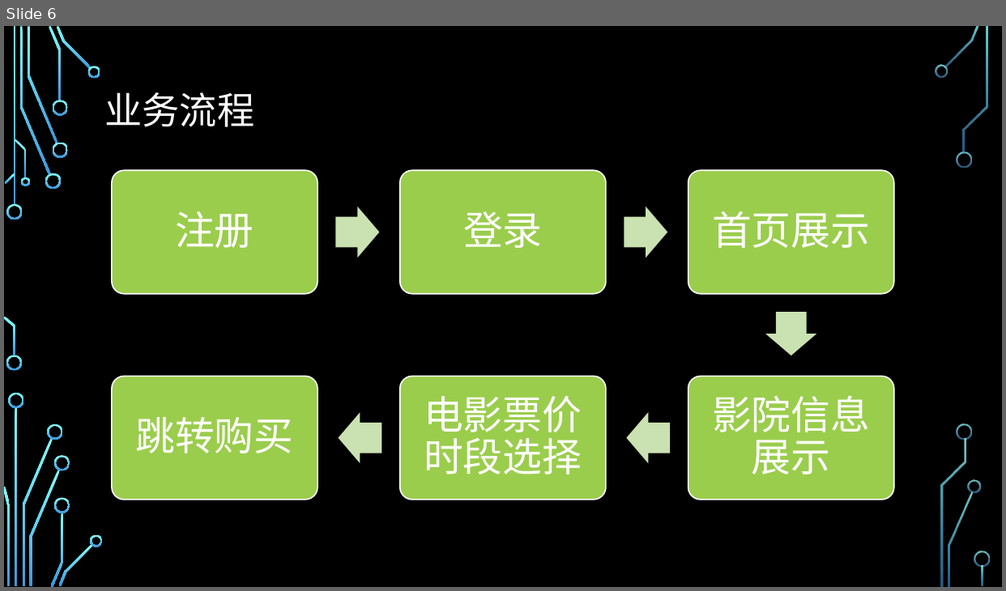
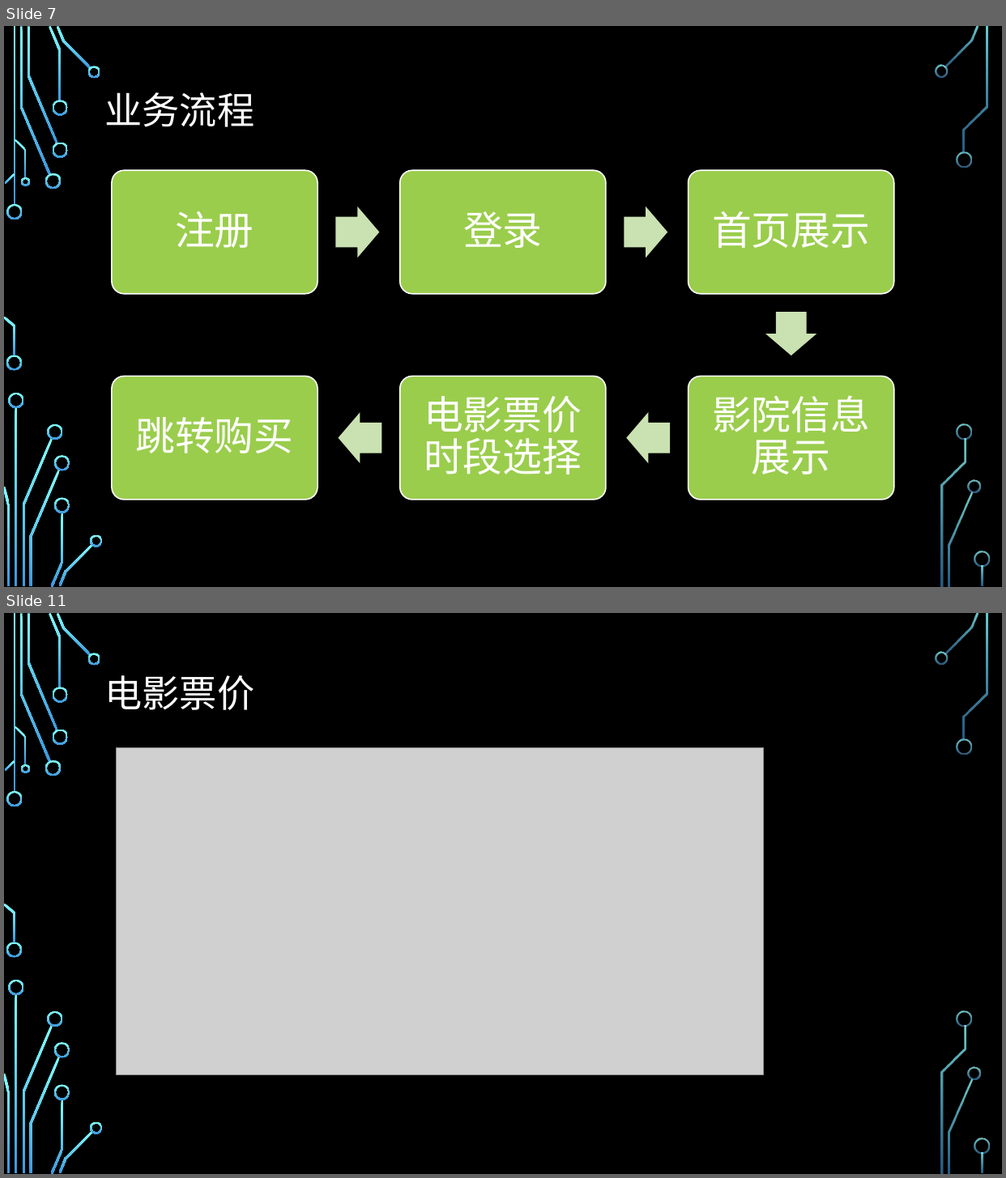
Before and after one commit to python-project-8/movie, a slide deck: 4-2.pptx. Shown one above the other, each under a label of ours: slide 6 before the commit, slides 7 and 11 after it; the slides between them are not shown. The pictures are 1006x591 and 1006x1178 pixels, drawn with LibreOffice and Linux fonts; fonts in the diff are those of the drawing; grey boxes stand for pictures; background and template pictures are left out. Boxes give left, top, right and bottom in pixels: in the first picture for what was removed or moved away, otherwise in the second. Text is boxed around its words. In the diff, an @@ line names an element or a change of style, - is before the commit and + after.

```diff
--- a/4-2.pptx
+++ b/4-2.pptx
@@ slide 11 added at [4,613,1002,1174], background picture (left out); not listed: 36 template elements that a slide beside it also shows @@
@@ title added at [105,675,255,710], 36 pt, text #FFFFFF @@
+电影票价
@@ picture added at [117,747,764,1075] @@
@@ what was slide 6 is now slide 7 @@
```
Also in this commit, not shown: 3 other slides added, 3 other files.
